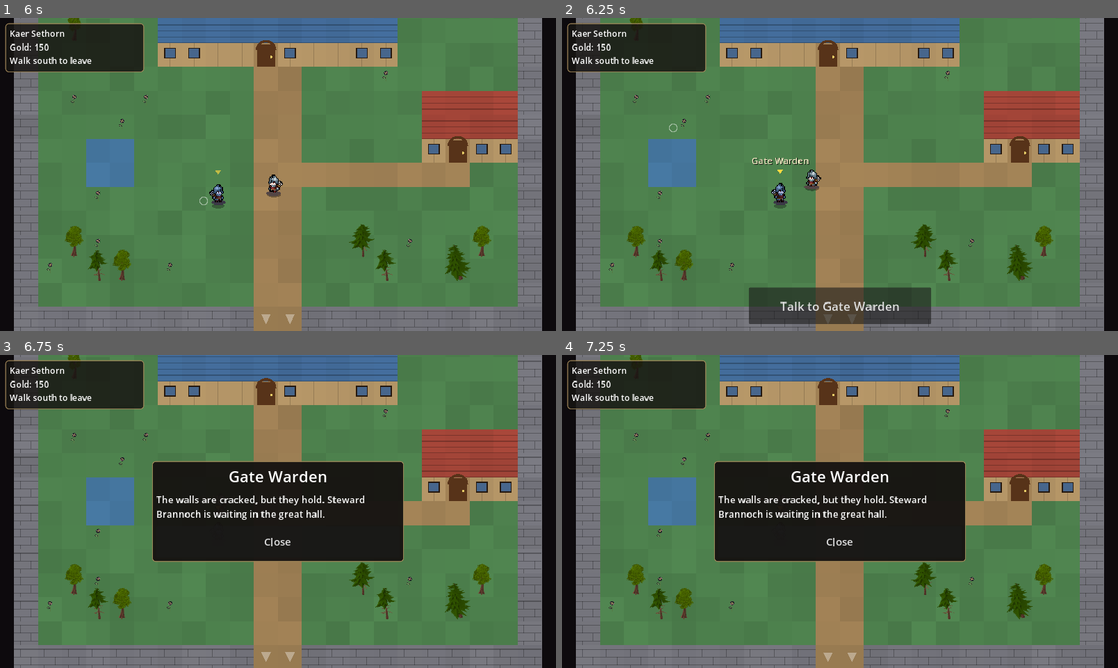
Above: before the commit, frames 1-4 (two rows, left to right).
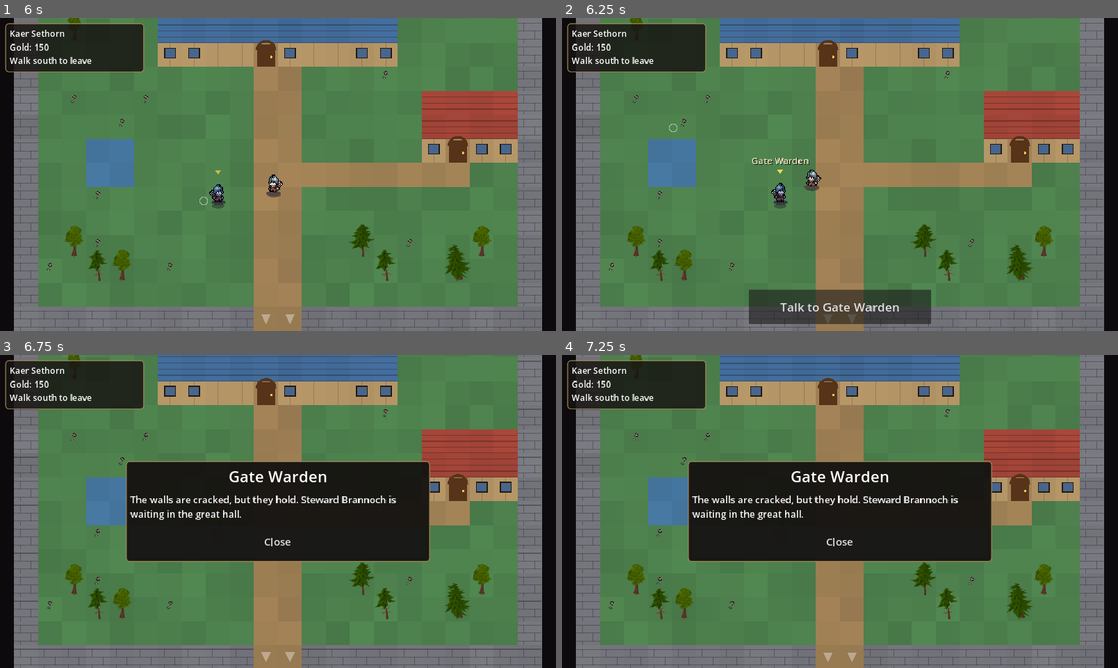
Above: after the commit, the same moments.

Repository: ninjun42215-gif/KindleWake
Game: Godot game, scene res://TitleScreen.tscn
Two runs of this game, one before a commit and one after it. Both use one fixed random seed, a clock stepped at 60 frames per second and the inputs below.
Inputs (mouse positions are in pixels of both pictures, inside the frame that each line leads up to):
- Up to frame 1 (6 s): click "NEW GAME" at 0.5 s; click "BEGIN CHRONICLE" at 1.25 s; click "Enter Kaer Sethorn" at 2 s; click "Enter Kaer Sethorn" at 2.75 s; move the mouse to (400, 158) at 3.52 s; click (400, 158) at 3.67 s; drag from (166, 190) to (250, 237) at 4.27 s; move the mouse to (333, 105) at 5.02 s; click (333, 105) at 5.17 s; drag from (250, 237) to (111, 127) at 5.77 s
- Up to frame 2 (6.25 s): no input
- Up to frame 3 (6.75 s): click "Talk to Gate Warden" at 6.5 s
- Up to frame 4 (7.25 s): no input

Frame 1 is identical in both runs. In frame 2, 0.5% of the frame differs, in the area x 33-67%, y 86-94%; in frame 3, 4.1%, in the area x 22-78%, y 33-67%; in frame 4, 4.1%.

Commit message:
fix(ui): fit town interaction panels to mobile screens

Diff:
--- a/Kindlewake/scripts/ui/location_scene.gd
+++ b/Kindlewake/scripts/ui/location_scene.gd
@@ -550,6 +550,21 @@
     hud_root.offset_top = t
     hud_root.offset_right = -r
     hud_root.offset_bottom = -b
+    var viewport_size: Vector2 = get_viewport().get_visible_rect().size
+    var compact: bool = viewport_size.x < 900.0 or viewport_size.y > viewport_size.x * 1.15
+    if info_label != null:
+        info_label.custom_minimum_size = Vector2(clampf(viewport_size.x * 0.25, 160.0, 300.0), 0.0)
+        info_label.add_theme_font_size_override("font_size", 15 if compact else 20)
+    if prompt_btn != null:
+        prompt_btn.custom_minimum_size = Vector2(clampf(viewport_size.x * 0.48, 230.0, 420.0), clampf(viewport_size.y * 0.11, 56.0, 84.0))
+        prompt_btn.add_theme_font_size_override("font_size", 19 if compact else 28)
+    if spot_panel != null:
+        spot_panel.custom_minimum_size = Vector2(maxf(260.0, minf(viewport_size.x - 24.0, 700.0)), 0.0)
+    if spot_title != null:
+        spot_title.add_theme_font_size_override("font_size", 25 if compact else 36)
+    if spot_text != null:
+        spot_text.custom_minimum_size = Vector2(maxf(220.0, minf(viewport_size.x - 72.0, 560.0)), 0.0)
+        spot_text.add_theme_font_size_override("font_size", 17 if compact else 22)
 
 
 func _build_ui() -> void:
